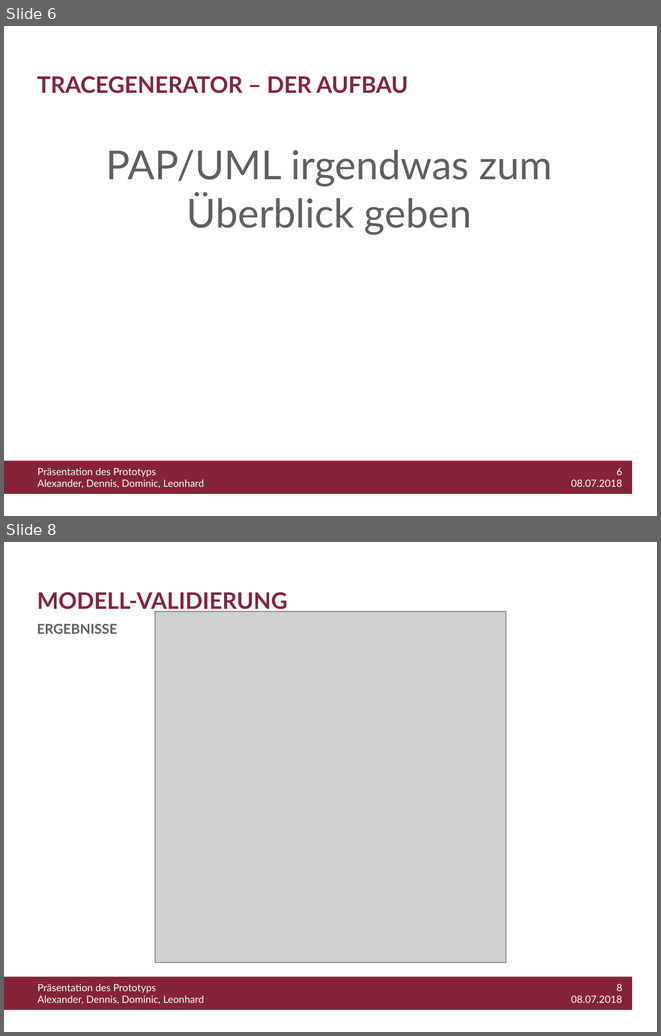
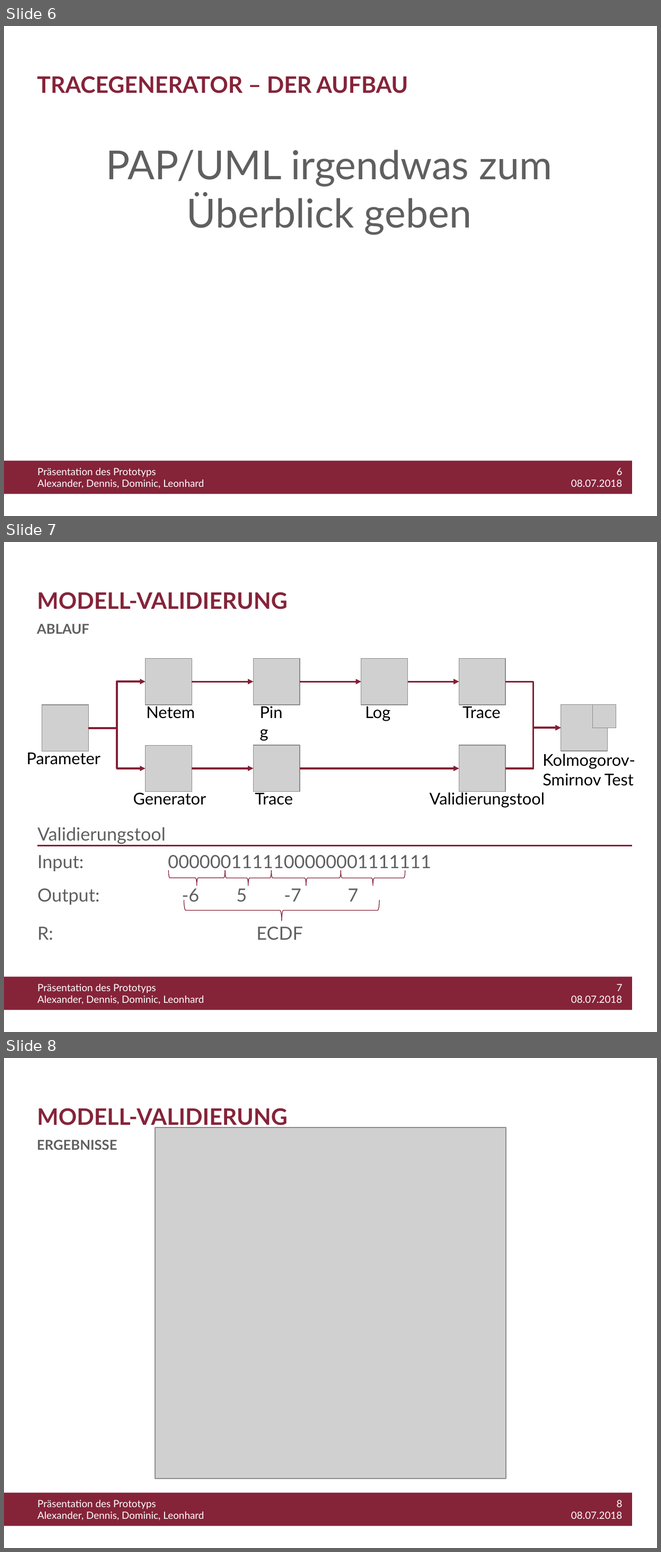
Before and after one commit to WiLEProjekt/Prototyp, a slide deck: Prototyp_Präsentation.pptx. Shown one above the other, each under a label of ours: slides 6 and 8 before the commit, slides 6, 7 and 8 after it; the slides between them are not shown. The pictures are 661x1036 and 661x1552 pixels, drawn with LibreOffice and Linux fonts; fonts in the diff are those of the drawing; grey boxes stand for pictures; background and template pictures are left out. Boxes give left, top, right and bottom in pixels: in the first picture for what was removed or moved away, otherwise in the second. Text is boxed around its words. In the diff, an @@ line names an element or a change of style, - is before the commit and + after.

```diff
--- a/Prototyp_Präsentation.pptx
+++ b/Prototyp_Präsentation.pptx
@@ slide 7 added at (4, 542, 657, 1032), background #FFFFFF; not listed: 3 template elements that a slide beside it also shows @@
@@ title added at (37, 592, 287, 609), 25 pt, text #852339, bold @@
+MODELL-VALIDIERUNG
@@ text added at (37, 624, 89, 634), 15 pt, text #5F5F5F, bold @@
+ABLAUF
@@ picture added at (146, 658, 192, 705) @@
@@ picture added at (254, 658, 300, 705) @@
@@ picture added at (361, 658, 407, 705) @@
@@ picture added at (459, 658, 505, 705) @@
@@ elbow arrow added from (88, 728) to (146, 682), #842036 2 pt @@
@@ arrow added from (192, 682) to (254, 682), #842036 2 pt @@
@@ arrow added from (300, 682) to (361, 682), #842036 2 pt @@
@@ arrow added from (407, 682) to (459, 682), #842036 2 pt @@
@@ elbow arrow added from (505, 682) to (561, 728), #842036 2 pt @@
@@ text added at (254, 699, 297, 725), 18 pt, text #000000 @@
+Ping
@@ picture added at (42, 705, 88, 751) @@
@@ text added at (146, 704, 195, 718), 18 pt, text #000000 @@
+Netem
@@ text added at (365, 704, 390, 721), 18 pt, text #000000 @@
+Log
@@ text added at (462, 704, 501, 718), 18 pt, text #000000 @@
+Trace
@@ picture added at (561, 705, 607, 751) @@
@@ picture added at (593, 705, 617, 728) @@
@@ elbow arrow added from (88, 728) to (146, 769), #842036 2 pt @@
@@ elbow arrow added from (505, 769) to (561, 728), #842036 2 pt @@
@@ picture added at (146, 745, 192, 792) @@
@@ picture added at (254, 745, 300, 792) @@
@@ picture added at (459, 745, 505, 792) @@
@@ text added at (27, 750, 100, 765), 18 pt, text #000000 @@
+Parameter
@@ text added at (542, 753, 635, 786), 18 pt, text #000000 @@
+Kolmogorov-
+Smirnov Test
@@ elbow arrow added from (192, 769) to (254, 769), #842036 2 pt @@
@@ arrow added from (300, 769) to (459, 769), #842036 2 pt @@
@@ text added at (133, 790, 206, 805), 18 pt, text #000000 @@
+Generator
@@ text added at (255, 790, 293, 805), 18 pt, text #000000 @@
+Trace
@@ text added at (430, 790, 545, 808), 18 pt, text #000000 @@
+Validierungstool
@@ text added at (37, 827, 431, 940), 20 pt, text #5F5F5F @@
+Validierungstool
+Input: 0000001111100000001111111
+Output: -6 5 -7 7
+R: ECDF
@@ line added from (37, 846) to (632, 846), #842036 1.5 pt @@
@@ group added at (168, 870, 405, 920): 5 left braces @@
```
Also in this commit, not shown: 2 slides changed, 7 other slides added, 1 slide removed.
